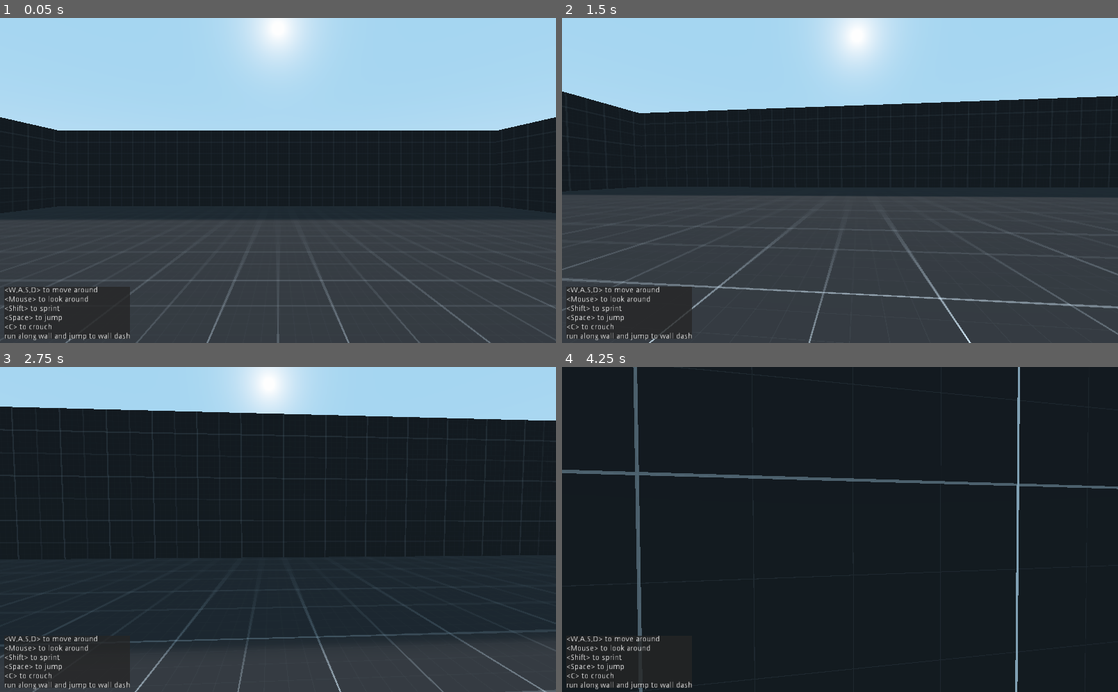
Above: before the commit, frames 1-4 (two rows, left to right).
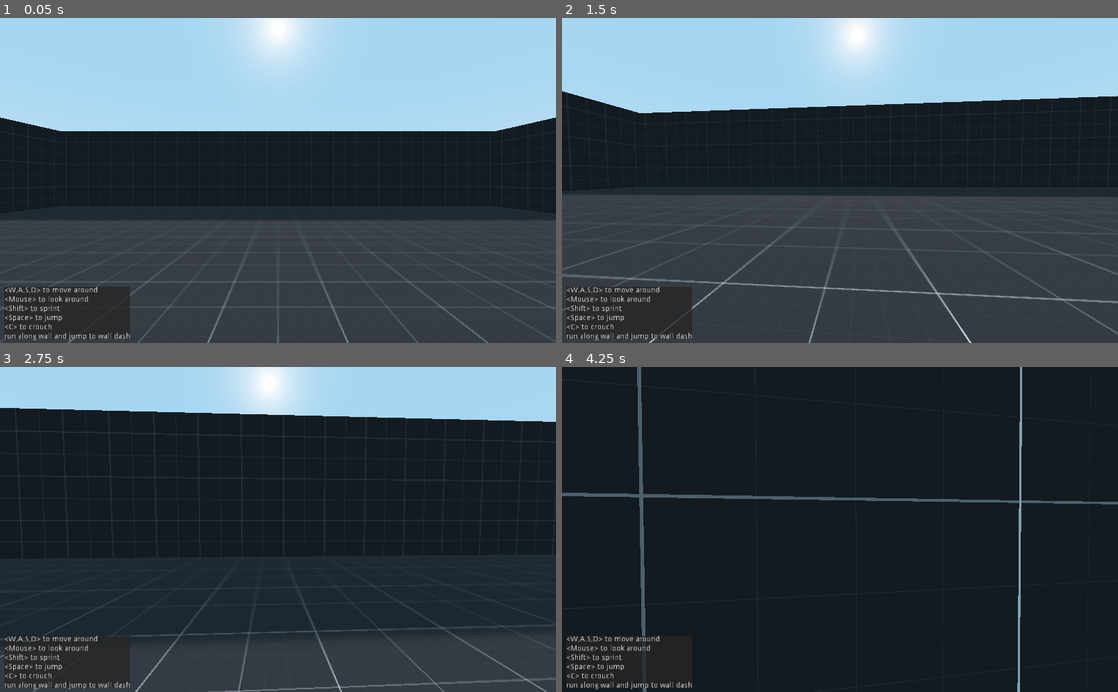
Above: after the commit, the same moments.

Repository: TuxTheAstronaut/FPSCharaterController
Game: Godot game, scene res://Level/Level.tscn
The game is run twice, just before and just after one commit, with the same random seed, the same clock (stepped at 60 frames per second) and the same inputs.
Inputs (mouse positions are in pixels of both pictures, inside the frame that each line leads up to):
- Up to frame 1 (0.05 s): no input
- Up to frame 2 (1.5 s): tap Enter at 0.5 s; move the mouse to (867, 180) at 0.52 s; hold C (move_crouch) 0.53-1.28 s; hold W (move_forward) from 0.53 s (still down); tap Space (move_jump) at 0.77 s; move the mouse to (812, 180) at 1.27 s; tap Shift (move_sprint) at 1.35 s
- Up to frame 3 (2.75 s): keep holding W (move_forward); tap Space (move_jump) at 1.52 s; move the mouse to (289, 523) at 2.02 s; hold C (move_crouch) from 2.03 s (still down)
- Up to frame 4 (4.25 s): keep holding W (move_forward); move the mouse to (834, 536) at 2.77 s; release C (move_crouch) at 2.78 s; tap Shift (move_sprint) at 2.85 s; tap Space (move_jump) at 3.02, 3.77 s; move the mouse to (878, 532) at 3.52 s; hold C (move_crouch) from 3.53 s (still down)

The runs differ from the first frame. In frame 1, 1.1% of the frame differs, in the area x 0-100%, y 30-100%; in frame 2, 1.4%; in frame 3, 1.5%; in frame 4, 3.8%, in the area x 0-100%, y 0-100%.

Commit message:
updated project to godot 3.5

Diff:
--- a/Level/Level.tscn
+++ b/Level/Level.tscn
@@ -25,12 +25,22 @@
 [node name="Wall5" parent="Floor" instance=ExtResource( 2 )]
 transform = Transform( -0.25, 0, 0.866025, 0, 1, 0, -0.433013, 0, -0.5, -9, -1, 0 )
 
+[node name="Label3D" type="Label3D" parent="Floor/Wall5"]
+transform = Transform( 1, 0, 0, 0, 1, 0, 0, 0, 1, -9.53674e-07, 2.96128, 0.502908 )
+pixel_size = 0.05
+text = "Run Along wall  and jump to  walldash"
+
 [node name="Wall7" parent="Floor" instance=ExtResource( 2 )]
 transform = Transform( 0.129409, 0.965926, 0, 2.5991e-08, 0, -1, -0.482963, 0.258819, -2.98023e-08, 18.4791, 2.28609, 2.27196 )
 
 [node name="Wall6" parent="Floor/Wall7" instance=ExtResource( 2 )]
 transform = Transform( 1, 2.98023e-08, 5.96046e-08, 3.72529e-08, 0.707107, 0.707107, 1.05367e-08, -0.707107, 0.707107, 0.0180936, -9.8842, 4.09817 )
 skeleton = NodePath("../..")
+
+[node name="Label3D" type="Label3D" parent="Floor/Wall7"]
+transform = Transform( -5.96046e-08, -7.54979e-08, -1, 1, -4.37114e-08, -4.47035e-08, -4.37114e-08, -1, 7.54979e-08, -20.0073, 1.90735e-06, -2.6226e-06 )
+pixel_size = 0.05
+text = "Crouch to go under"
 
 [node name="Player" parent="." instance=ExtResource( 4 )]
 transform = Transform( 1, 0, 0, 0, 1, 0, 0, 0, 1, 0, 2, 0 )
--- a/Player/Player.gd
+++ b/Player/Player.gd
@@ -4,17 +4,14 @@
 
 # Camera
 export(float) var mouse_sensitivity = 10
-export(NodePath) var head_path = "Head"
-export(NodePath) var cam_path = "Head/Camera"
-export(NodePath) var collision_path = "Collision"
-export(NodePath) var collision_ray_path = "CollisionRay"
 export(float) var FOV = 80.0
 var mouse_axis := Vector2()
 var camera_roll := 0.5
-onready var head: Spatial = get_node(head_path)
-onready var cam: Camera = get_node(cam_path)
-onready var collision: CollisionShape = get_node(collision_path)
-onready var collision_ray: RayCast = get_node(collision_ray_path)
+onready var ctrl_axis: = get_node("%ControlAxis")
+onready var head: Spatial = get_node("%Head")
+onready var cam: Camera = get_node("%Camera")
+onready var collision: CollisionShape = get_node("%Collision")
+onready var collision_ray: RayCast = get_node("%CollisionRay")
 # Move
 export(Vector3) var velocity := Vector3()
 var localVelocity := Vector3()
@@ -38,6 +35,11 @@
 var _is_sprinting_input := false
 var _is_jumping_input := false
 
+# Setup
+func _ready():
+	ctrl_axis.set_physics_interpolation_mode(Node.PHYSICS_INTERPOLATION_MODE_OFF)
+	ctrl_axis.set_as_toplevel(true)
+
 # Movment input
 func _process(_delta: float) -> void:
 	move_axis.x = Input.get_action_strength("move_forward") - Input.get_action_strength("move_backward")
@@ -49,6 +51,11 @@
 	if Input.is_action_pressed("move_sprint"):
 		_is_sprinting_input = true
 
+	var target = get_global_transform_interpolated().origin
+	ctrl_axis.global_transform.origin = target
+
+	cam.rotation.z = clamp(lerp(cam.rotation.z,-localVelocity.x/125,camera_roll),deg2rad(-20),deg2rad(20))
+	cam.rotation.x = clamp(lerp(cam.rotation.x,localVelocity.z/150,camera_roll),deg2rad(-20),deg2rad(20))
 
 # Called when there is an input event
 func _input(event: InputEvent) -> void:
@@ -62,7 +69,7 @@
 # Determins the direction vector based on the input and player rotation
 func direction_input() -> void:
 	direction = Vector3()
-	var aim: Basis = get_global_transform().basis
+	var aim: Basis = ctrl_axis.get_global_transform().basis
 	if move_axis.x >= 0.5:
 		direction -= aim.z
 	if move_axis.x <= -0.5:
@@ -99,7 +106,7 @@
 		if is_on_wall() and move_axis.x > 0 and sprinting:
 			if camera_roll == 0.5 and not crouching and can_wallrun():
 				velocity += get_slide_collision(0).normal * 5
-				velocity += -global_transform.basis.z * sprint_speed
+				velocity += -ctrl_axis.global_transform.basis.z * sprint_speed
 				velocity.y = jump_height
 
 
@@ -117,8 +124,6 @@
 	_is_sprinting_input = false
 	localVelocity = cam.to_local(translation + velocity)
 
-	cam.rotation.z = lerp(cam.rotation.z,-localVelocity.x/125,camera_roll)
-	cam.rotation.x = lerp(cam.rotation.x,localVelocity.z/150,camera_roll)
 
 # Handels players acceleration and deacceleration
 func accelerate(delta: float) -> void:
@@ -162,7 +167,7 @@
 		var vertical: float = -mouse_axis.y * (mouse_sensitivity / 100.0)
 		mouse_axis = Vector2()
 
-		rotate_y(deg2rad(horizontal))
+		ctrl_axis.rotate_y(deg2rad(horizontal))
 		head.rotate_x(deg2rad(vertical))
 
 		# Clamp mouse rotation
--- a/Player/Player.tscn
+++ b/Player/Player.tscn
@@ -10,16 +10,23 @@
 script = ExtResource( 1 )
 
 [node name="Collision" type="CollisionShape" parent="."]
+unique_name_in_owner = true
 transform = Transform( 1, 0, 0, 0, -4.37114e-08, -1, 0, 1, -4.37114e-08, 0, 0, 0 )
 shape = SubResource( 1 )
 
-[node name="CollisionRay" type="RayCast" parent="."]
+[node name="ControlAxis" type="Position3D" parent="."]
+unique_name_in_owner = true
+
+[node name="Head" type="Spatial" parent="ControlAxis"]
+unique_name_in_owner = true
+transform = Transform( 1, 0, 0, 0, 1, 0, 0, 0, 1, 0, 0.6, 0 )
+
+[node name="Camera" type="Camera" parent="ControlAxis/Head"]
+unique_name_in_owner = true
+
+[node name="CollisionRay" type="RayCast" parent="ControlAxis"]
+unique_name_in_owner = true
 enabled = true
 cast_to = Vector3( 1, 0, 0 )
 
-[node name="Head" type="Spatial" parent="."]
-transform = Transform( 1, 0, 0, 0, 1, 0, 0, 0, 1, 0, 0.6, 0 )
-
-[node name="Camera" type="Camera" parent="Head"]
-
 [node name="Tween" type="Tween" parent="."]
--- a/project.godot
+++ b/project.godot
@@ -54,7 +54,10 @@
 
 [physics]
 
+3d/smooth_trimesh_collision=true
 common/enable_pause_aware_picking=true
+3d/physics_engine="Bullet"
+common/physics_interpolation=true
 
 [rendering]
 
